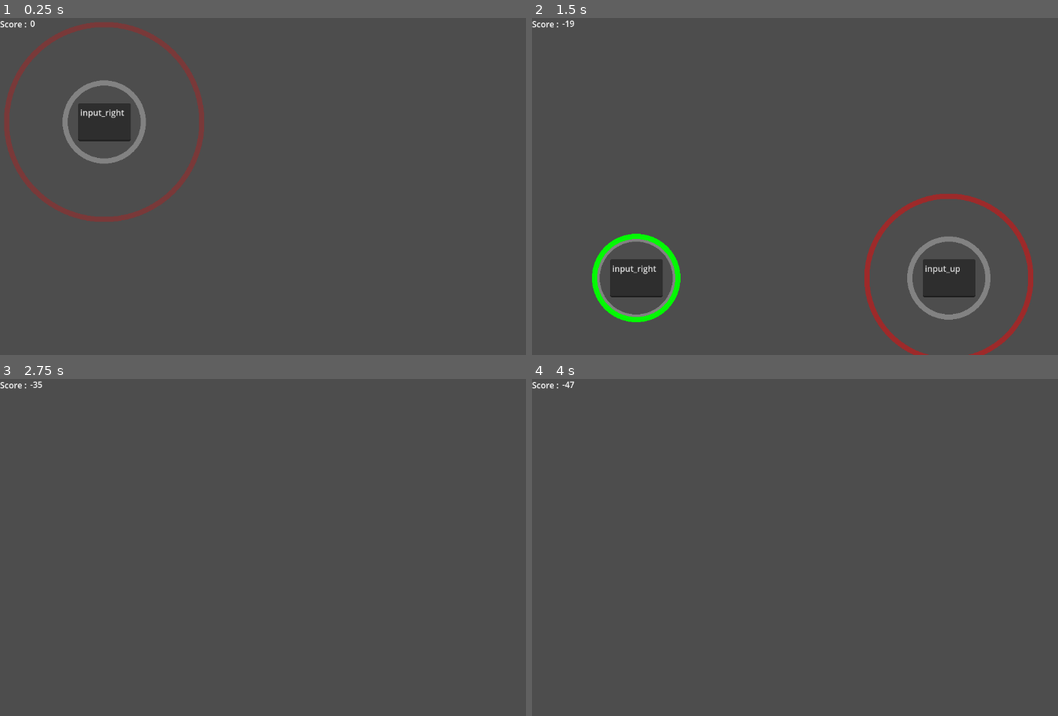
Above: before the commit, frames 1-4 (two rows, left to right).
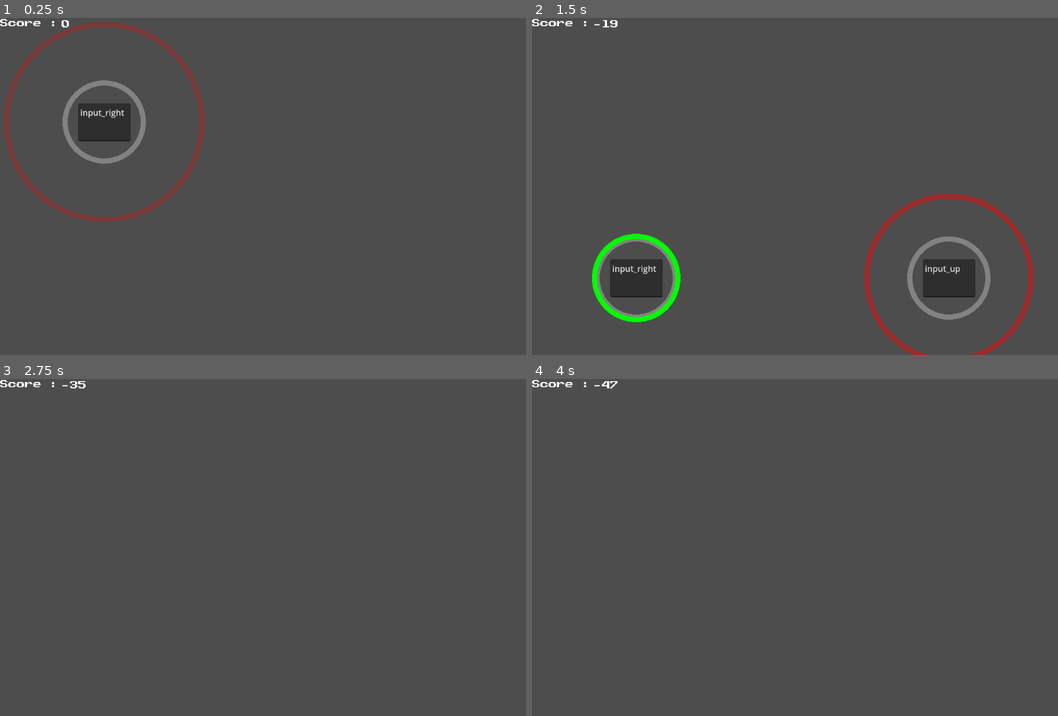
Above: after the commit, the same moments.

Repository: Mastoast/AntiCapitalism
Game: Godot game, scene res://scenes/test_scene.tscn
Two runs of this game, one before a commit and one after it. Both use one fixed random seed, a clock stepped at 60 frames per second and the inputs below. The engine's default icon, where the game draws it, is replaced by a stand-in: a white triangle on a blue panel in a dark square.
Inputs:
- Up to frame 1 (0.25 s): no input
- Up to frame 2 (1.5 s): tap Enter (ui_accept) at 0.5, 0.77 s; hold D (input_right) 0.53-1.28 s; tap E (input_action) at 0.6 s; hold Down (input_down) from 1.28 s (still down); tap Space (input_begin) at 1.35 s
- Up to frame 3 (2.75 s): tap Enter (ui_accept) at 1.52 s; release Down (input_down) at 2.03 s; hold D (input_right) from 2.03 s (still down); tap E (input_action) at 2.1 s
- Up to frame 4 (4 s): tap Enter (ui_accept) at 2.75, 3.02, 3.5, 3.77 s; release D (input_right) at 2.78 s; hold Up (input_up) 2.78-3.53 s; tap Space (input_begin) at 2.85 s; hold Left (input_left) from 3.53 s (still down); tap E (input_action) at 3.6 s

The runs differ from the first frame. In frame 1, 0.1% of the frame differs, in the area x 0-14%, y 0-3%; in frame 2, 0.2%; in frame 3, 0.2%, in the area x 0-17%, y 0-3%; in frame 4, 0.2%.

Commit message:
Add font

Diff:
--- a/scenes/test_scene.tscn
+++ b/scenes/test_scene.tscn
@@ -1,20 +1,23 @@
-[gd_scene load_steps=2 format=3 uid="uid://24cbebrminxu"]
+[gd_scene load_steps=3 format=3 uid="uid://24cbebrminxu"]
 
 [ext_resource type="Script" path="res://scripts/test_scene.gd" id="1_l0dtl"]
+[ext_resource type="Theme" uid="uid://ced1k3bls70p" path="res://themes/arcade_theme.tres" id="2_86pe1"]
 
 [node name="test_scene" type="Node2D"]
 script = ExtResource("1_l0dtl")
 
 [node name="ScoreText" type="RichTextLabel" parent="."]
-offset_left = 58.0
-offset_top = -1.0
-offset_right = 142.0
-offset_bottom = 42.0
+offset_left = 118.0
+offset_top = 2.0
+offset_right = 202.0
+offset_bottom = 45.0
+theme = ExtResource("2_86pe1")
 text = "0"
 
 [node name="ScoreLabel" type="RichTextLabel" parent="."]
-offset_right = 67.0
-offset_bottom = 45.0
+offset_right = 118.0
+offset_bottom = 34.0
+theme = ExtResource("2_86pe1")
 text = "Score :"
 scroll_active = false
 autowrap_mode = 0
--- /dev/null
+++ b/themes/arcade_theme.tres
@@ -0,0 +1,6 @@
+[gd_resource type="Theme" load_steps=2 format=3 uid="uid://ced1k3bls70p"]
+
+[ext_resource type="FontFile" uid="uid://5axthlys458d" path="res://themes/fonts/PublicPixel-z84yD.ttf" id="1_bg72v"]
+
+[resource]
+default_font = ExtResource("1_bg72v")
Not shown, added: credits.txt
Binary file added: themes/fonts/PublicPixel-z84yD.ttf
Not shown, added: themes/fonts/PublicPixel-z84yD.ttf.import
